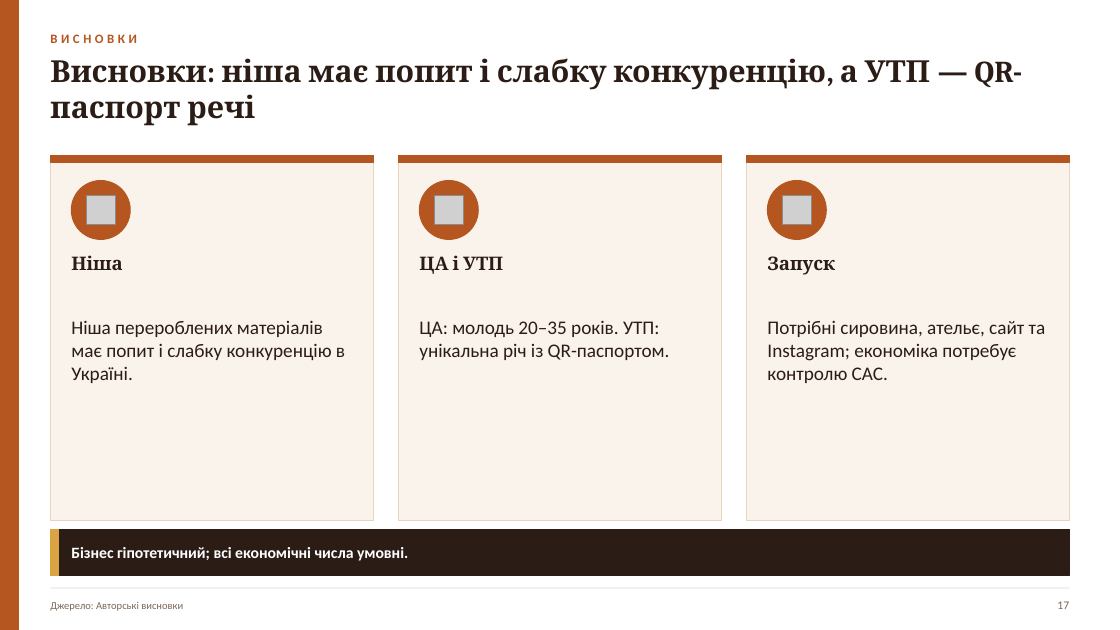
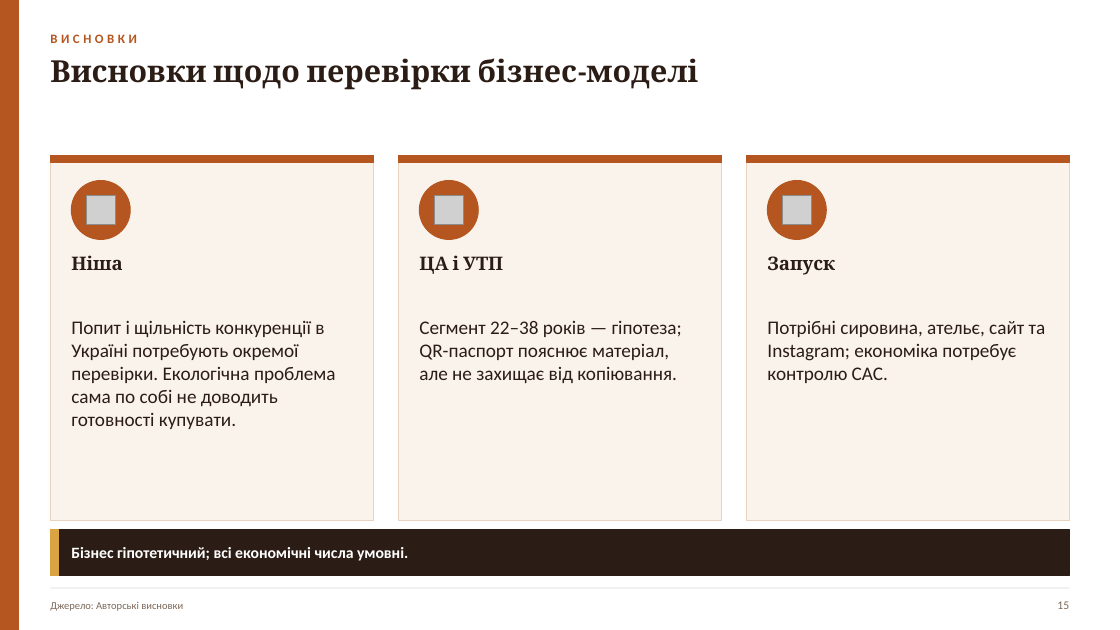
Before and after one commit to Storozh-007/anya-tasks, a slide deck: slide 15 of files/e-commerce/Брушневська_Анна_ЕК_МКР_варіант_3.pptx (slide 17 before the commit). Drawn at 1120x630 pixels with LibreOffice and Linux fonts; fonts in the diff are those of the drawing; grey boxes stand for pictures. Boxes give left, top, right and bottom in pixels: in the first picture for what was removed or moved away, otherwise in the second. Text is boxed around its words. In the diff, an @@ line names an element or a change of style, - is before the commit and + after.

```diff
--- a/files/e-commerce/Брушневська_Анна_ЕК_МКР_варіант_3.pptx
+++ b/files/e-commerce/Брушневська_Анна_ЕК_МКР_варіант_3.pptx
@@ text at (50,58,698,90): text changed @@
-Висновки: ніша має попит і слабку конкуренцію, а УТП — QR-паспорт речі
+Висновки щодо перевірки бізнес-моделі
@@ text at (71,321,335,429): text changed @@
-Ніша перероблених матеріалів має попит і слабку конкуренцію в Україні.
+Попит і щільність конкуренції в Україні потребують окремої перевірки. Екологічна проблема сама по собі не доводить готовності купувати.
@@ text at (419,321,682,383): text changed @@
-ЦА: молодь 20–35 років. УТП: унікальна річ із QR-паспортом.
+Сегмент 22–38 років — гіпотеза; QR-паспорт пояснює матеріал, але не захищає від копіювання.
@@ text at (1057,601,1069,609): text changed @@
-17
+15
```
Also in this commit, not shown: 15 other slides changed, 3 slides removed, 17 other files.
